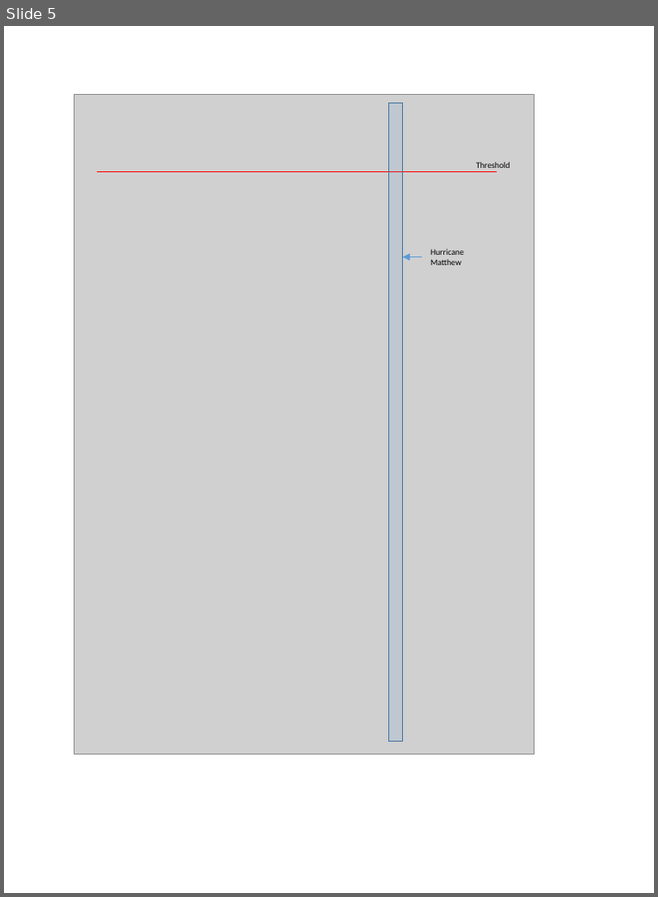
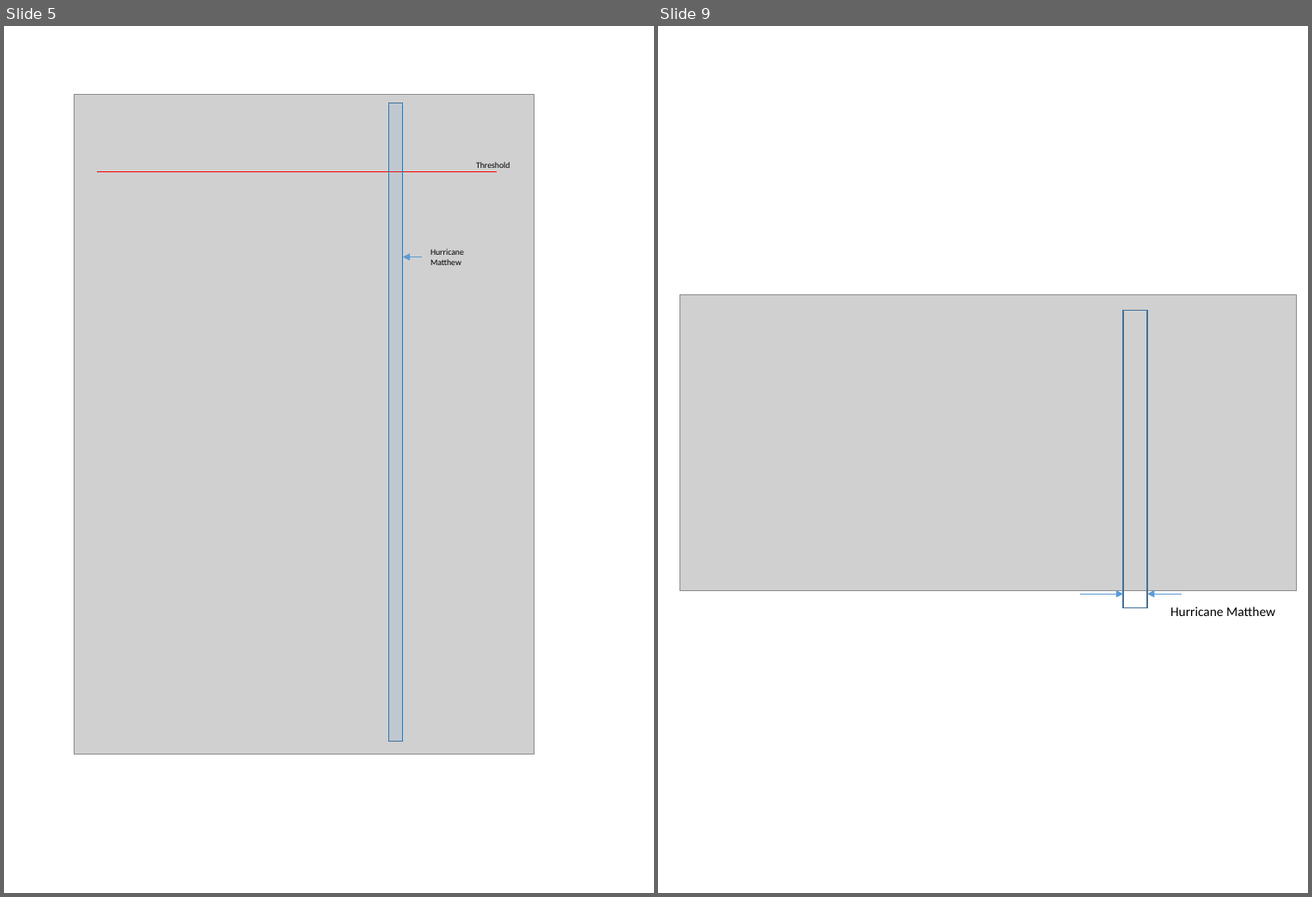
Before and after one commit to atikinn/cs109a_anomaly, a slide deck: Model/Figures/preparations.pptx. Shown side by side, each under a label of ours: slide 5 before the commit, slides 5 and 9 after it; the slides between them are not shown. The pictures are 658x897 and 1312x897 pixels, drawn with LibreOffice and Linux fonts; fonts in the diff are those of the drawing; grey boxes stand for pictures. Boxes give left, top, right and bottom in pixels: in the first picture for what was removed or moved away, otherwise in the second. Text is boxed around its words. In the diff, an @@ line names an element or a change of style, - is before the commit and + after.

```diff
--- a/Model/Figures/preparations.pptx
+++ b/Model/Figures/preparations.pptx
@@ slide 9 added at (658, 26, 1308, 893), background #FFFFFF @@
@@ picture added at (680, 295, 1297, 591) @@
@@ rectangle added at (1123, 311, 1148, 607), outline #43739E 1 pt @@
@@ arrow added from (1080, 594) to (1123, 594), #5B9BD5 0.5 pt @@
@@ arrow added from (1182, 594) to (1147, 594), #5B9BD5 0.5 pt @@
@@ text added at (1171, 606, 1275, 616), 11 pt, text #000000 @@
+Hurricane Matthew
```
Also in this commit, not shown: 3 other slides added, 1 slide removed, 5 other files.
